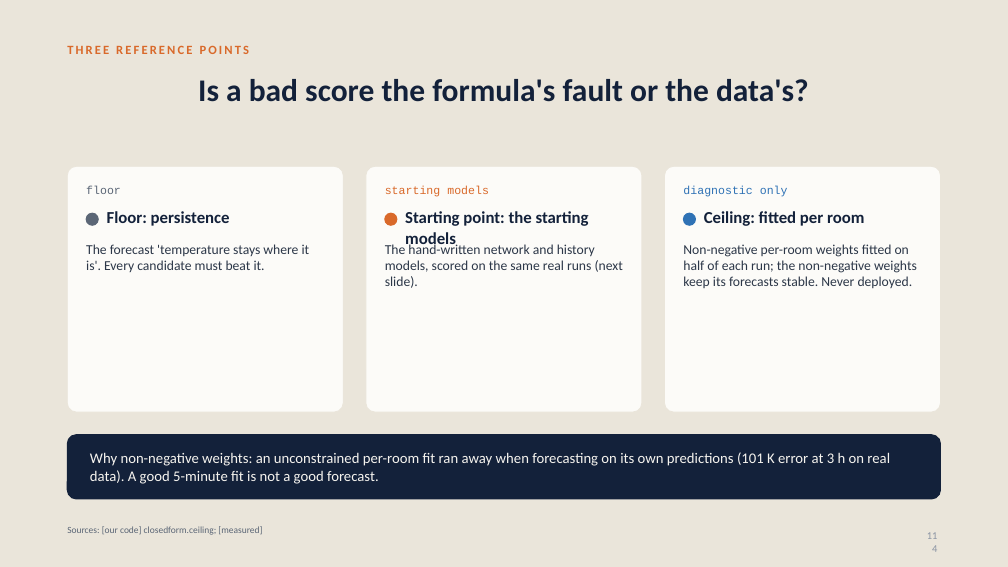
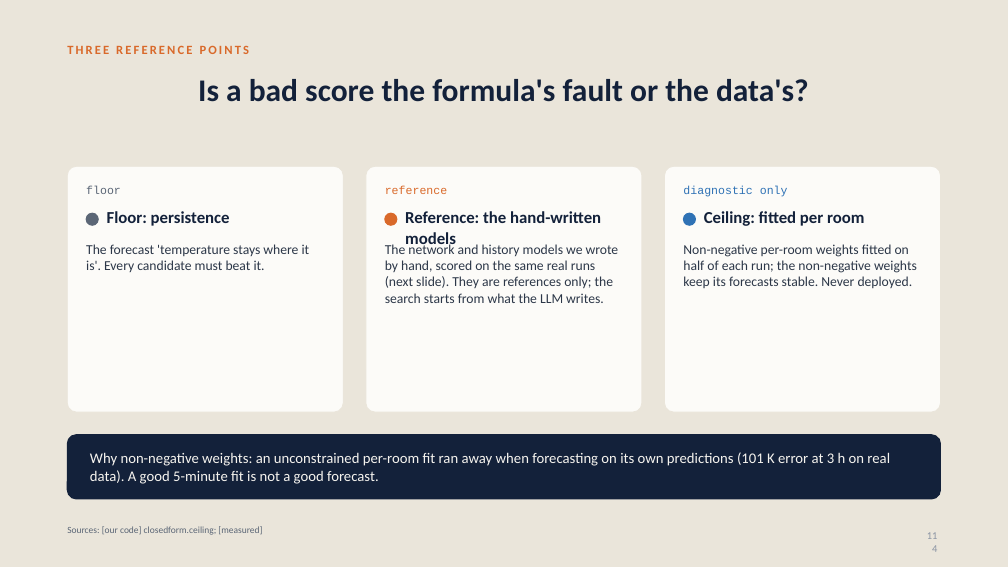
Before and after one commit to srivathsanb14/working-code, a slide deck: slide 114 of docs/One_Controller_for_Every_Building.pptx. Drawn at 1008x567 pixels with LibreOffice and Linux fonts; fonts in the diff are those of the drawing. Boxes give left, top, right and bottom in pixels: in the first picture for what was removed or moved away, otherwise in the second. Text is boxed around its words. In the diff, an @@ line names an element or a change of style, - is before the commit and + after.

```diff
--- a/docs/One_Controller_for_Every_Building.pptx
+++ b/docs/One_Controller_for_Every_Building.pptx
@@ text at box(385, 186, 447, 194): text changed @@
-starting models
+reference
@@ text at box(405, 211, 601, 248): text changed @@
-Starting point: the starting models
+Reference: the hand-written models
@@ text at box(385, 242, 619, 303): text changed @@
-The hand-written network and history models, scored on the same real runs (next slide).
+The network and history models we wrote by hand, scored on the same real runs (next slide). They are references only; the search starts from what the LLM writes.
```
Also in this commit, not shown: 19 other slides changed, 5 other files.
